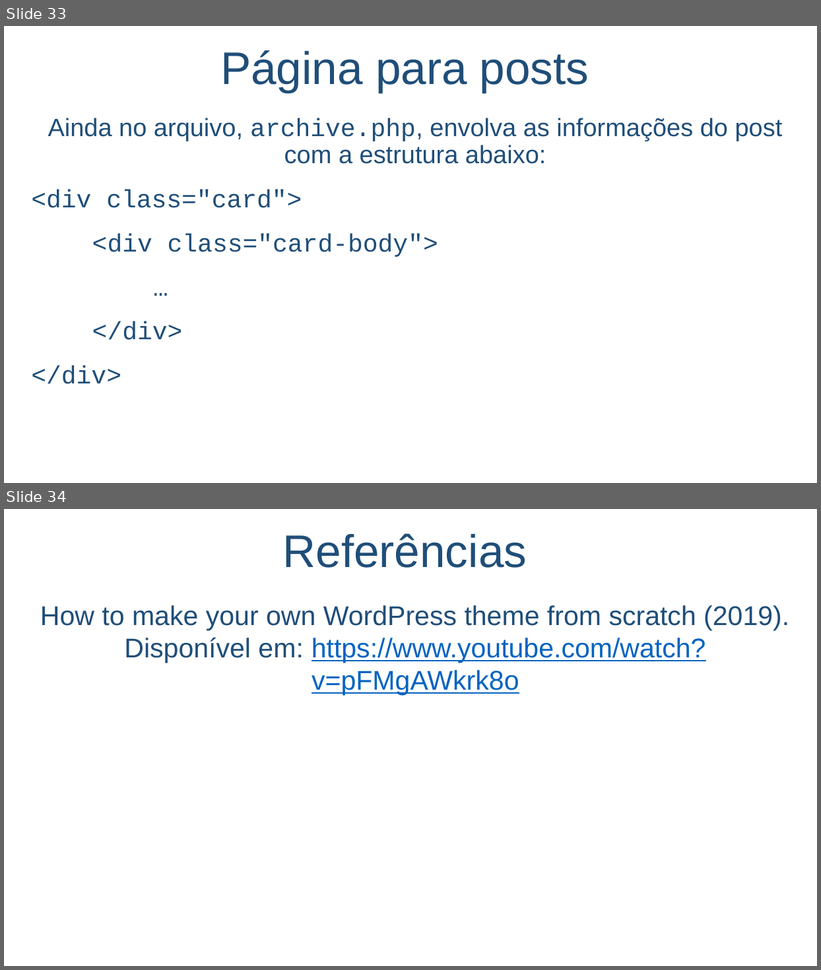
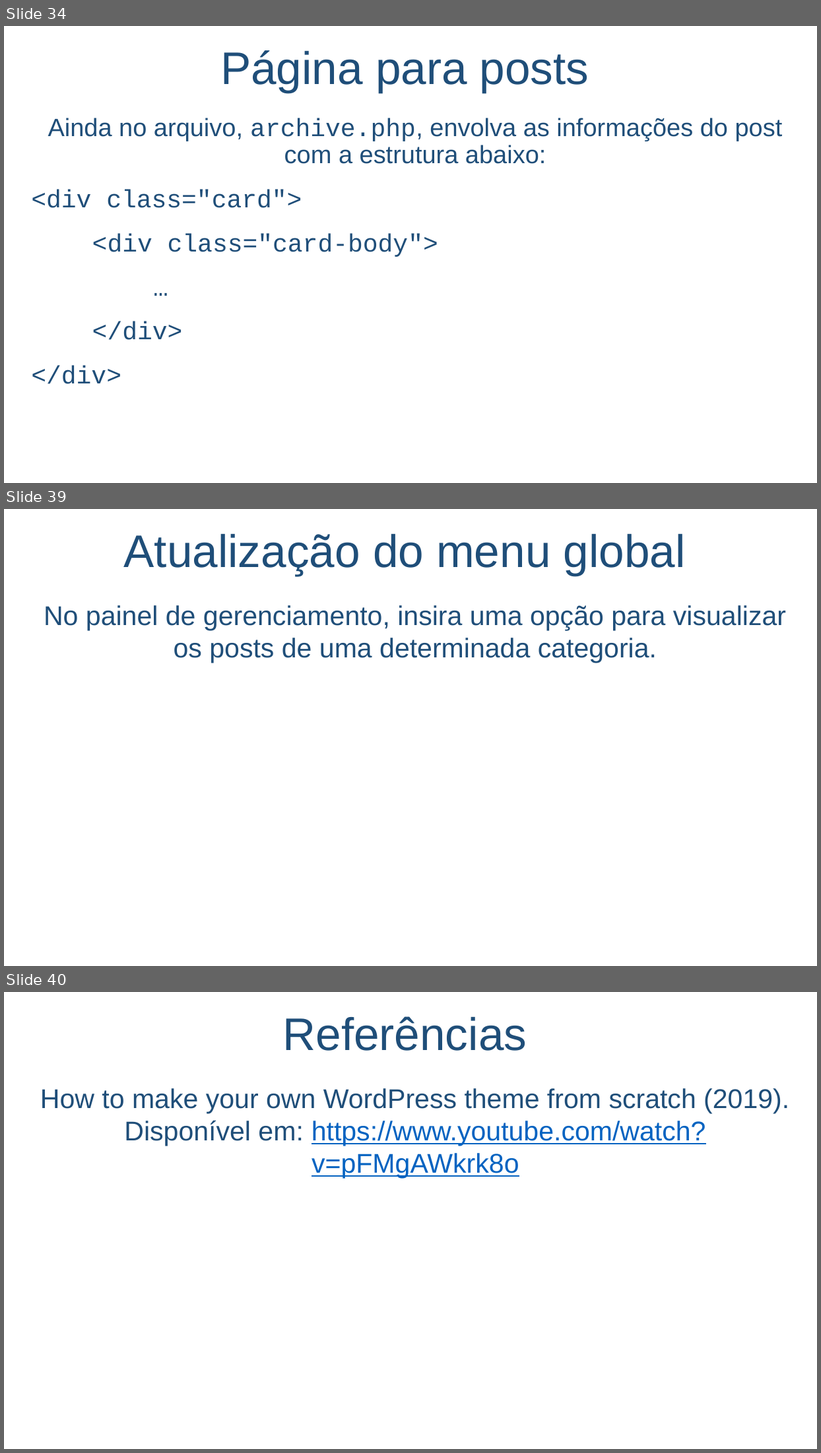
Before and after one commit to salmo-jr/public-slides, a slide deck: wordpress-como-criar-um-novo-tema.pptx. Shown one above the other, each under a label of ours: slides 33 and 34 before the commit, slides 34, 39 and 40 after it; the slides between them are not shown. The pictures are 821x970 and 821x1453 pixels, drawn with LibreOffice and Linux fonts; fonts in the diff are those of the drawing; background and template pictures are left out. Boxes give left, top, right and bottom in pixels: in the first picture for what was removed or moved away, otherwise in the second. Text is boxed around its words. In the diff, an @@ line names an element or a change of style, - is before the commit and + after.

```diff
--- a/wordpress-como-criar-um-novo-tema.pptx
+++ b/wordpress-como-criar-um-novo-tema.pptx
@@ slide 39 added at box(4, 509, 817, 966), background picture (left out) @@
@@ title added at box(124, 533, 686, 576), 54 pt, text #1F4E79 @@
+Atualização do menu global
@@ text added at box(44, 605, 786, 663), 32 pt, text #1F4E79 @@
+No painel de gerenciamento, insira uma opção para visualizar os posts de uma determinada categoria.
@@ what was slide 33 is now slide 34 @@
@@ what was slide 34 is now slide 40 @@
```
Also in this commit, not shown: 8 slides changed, 5 other slides added.
